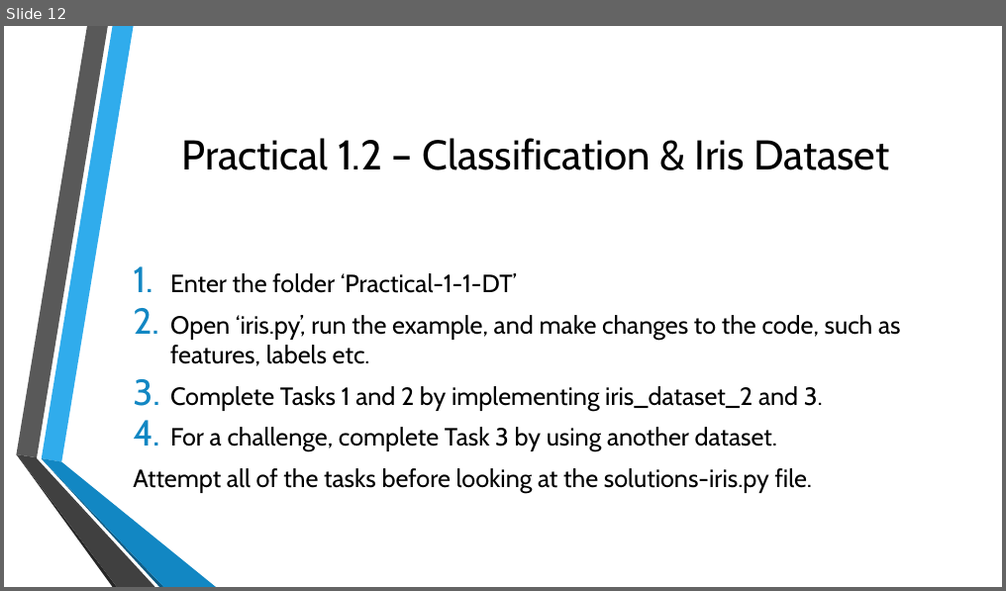
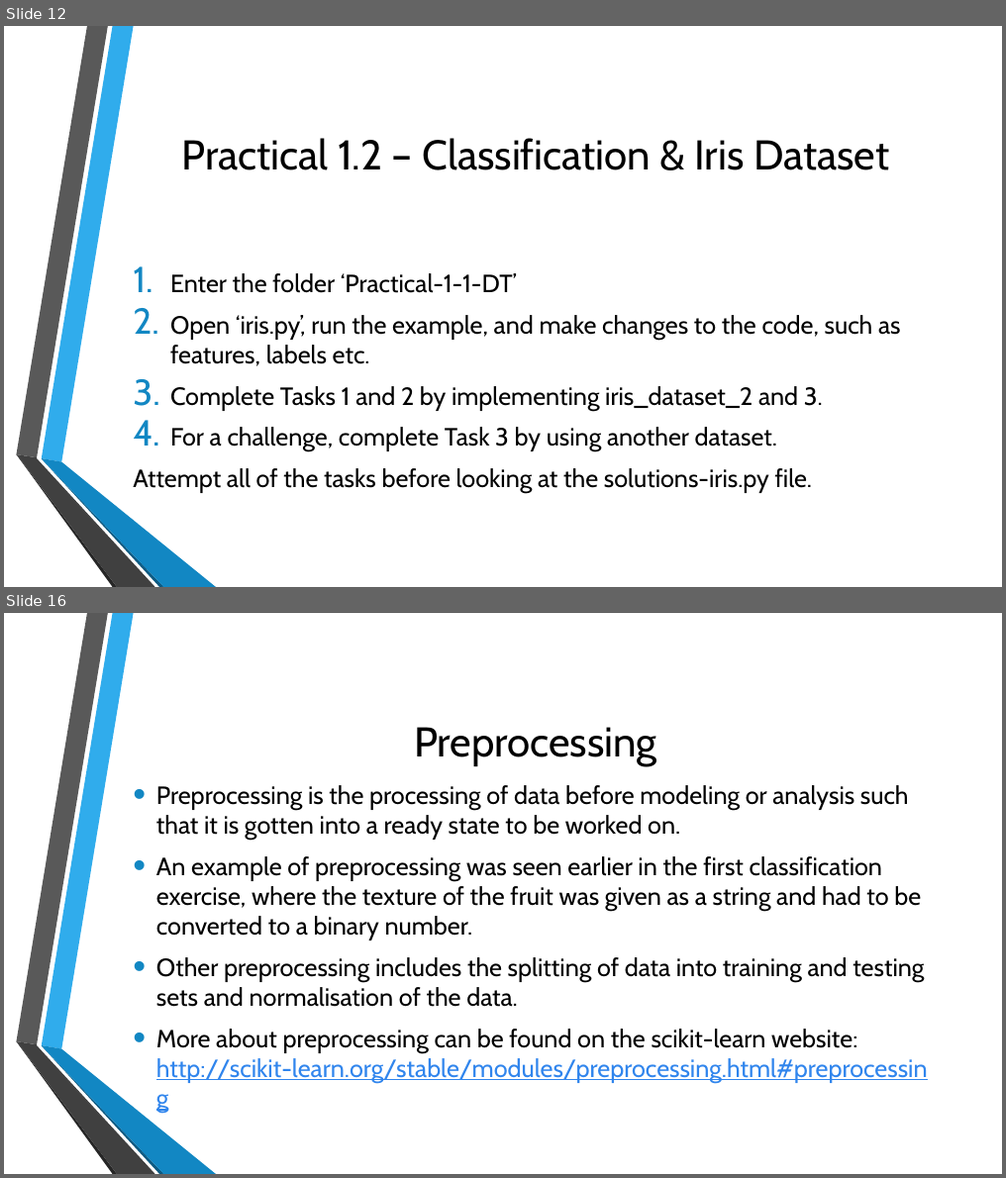
Before and after one commit to samuelsenior/ML_Intro, a slide deck: ML_Tools.pptx. Shown one above the other, each under a label of ours: slide 12 before the commit, slides 12 and 16 after it; the slides between them are not shown. The pictures are 1006x591 and 1006x1178 pixels, drawn with LibreOffice and Linux fonts; fonts in the diff are those of the drawing; background and template pictures are left out. Boxes give left, top, right and bottom in pixels: in the first picture for what was removed or moved away, otherwise in the second. Text is boxed around its words. In the diff, an @@ line names an element or a change of style, - is before the commit and + after.

```diff
--- a/ML_Tools.pptx
+++ b/ML_Tools.pptx
@@ slide 16 added at [4, 613, 1002, 1174], background picture (left out); not listed: 6 template elements that a slide beside it also shows @@
@@ title added at [414, 727, 657, 766], 40 pt, text #000000 @@
+Preprocessing
@@ text added at [156, 785, 928, 1083], 24 pt, text #000000 @@
+• Preprocessing is the processing of data before modeling or analysis such that it is gotten into a ready state to be worked on.
+• An example of preprocessing was seen earlier in the first classification exercise, where the texture of the fruit was given as a string and had to be converted to a binary number.
+• Other preprocessing includes the splitting of data into training and testing sets and normalisation of the data.
+• More about preprocessing can be found on the scikit-learn website: http://scikit-learn.org/stable/modules/preprocessing.html#preprocessing
```
Also in this commit, not shown: 8 slides changed, 19 other slides added.
